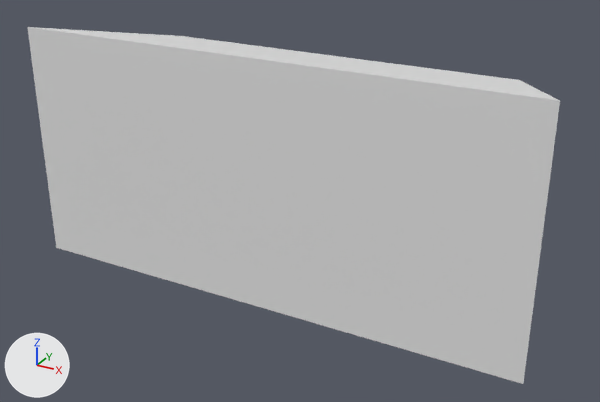
What one commit did to the FBX model Assets/Meshes/EnvironmentModules/VentModule.fbx.
Before and after are seen from a 50 mm lens placed at (1.97, -7.2, 12.99), pointed at (-2.22, 0.42, 9.18). Lighting does not change. The marker at lower left points along +X, +Y and +Z. Where no turn or scale is listed for an object, it has been applied to the vertices.

Objects in the first picture: 'VentModule'.
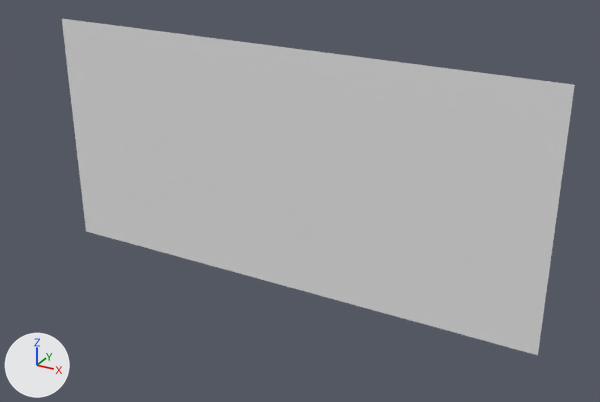
The newer file is also turned or shifted as a whole; pictures and numbers use the older file's frame.

Changed parts and their boxes (x1, y1, x2, y2) in the pictures (600 x 402 px):
'VentModule', reshaped: before (27, 27, 560, 384); after (62, 19, 575, 355)

Patch to the scene script:
```diff
--- a/Assets/Meshes/EnvironmentModules/VentModule.fbx.py
+++ b/Assets/Meshes/EnvironmentModules/VentModule.fbx.py
@@ me_plane_025 @@
 me_plane_025.from_pydata(...)  # 52 vertices, 50 faces; spans x -3.0..3.0, y -1.83..0.01, z -1.41..1.41
 # used by ob_ventmodule; location = (-2.346, 1.462, 9.585)
+# me_plane_025 part 1: all 14 vertices in x -3.0..3.0, y -1.83, z -1.41..1.41 are moved by (0.0, 0.55, 0.0)
 me_plane_025.materials.append(mat_vent)
```
